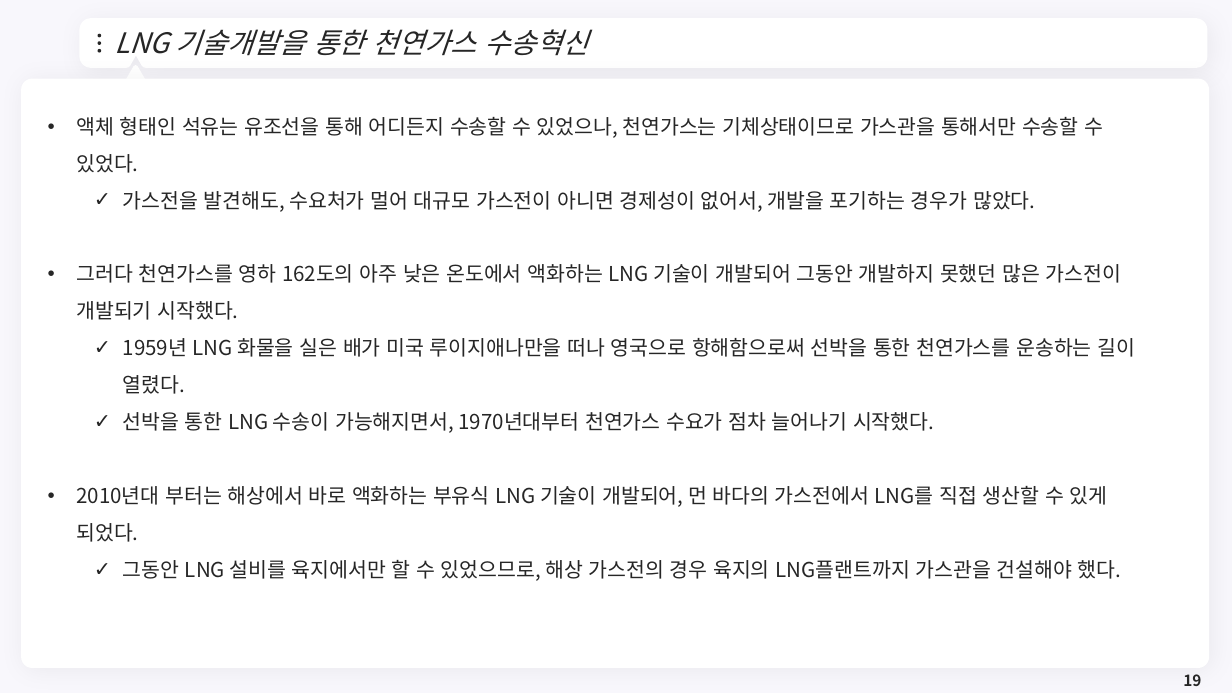
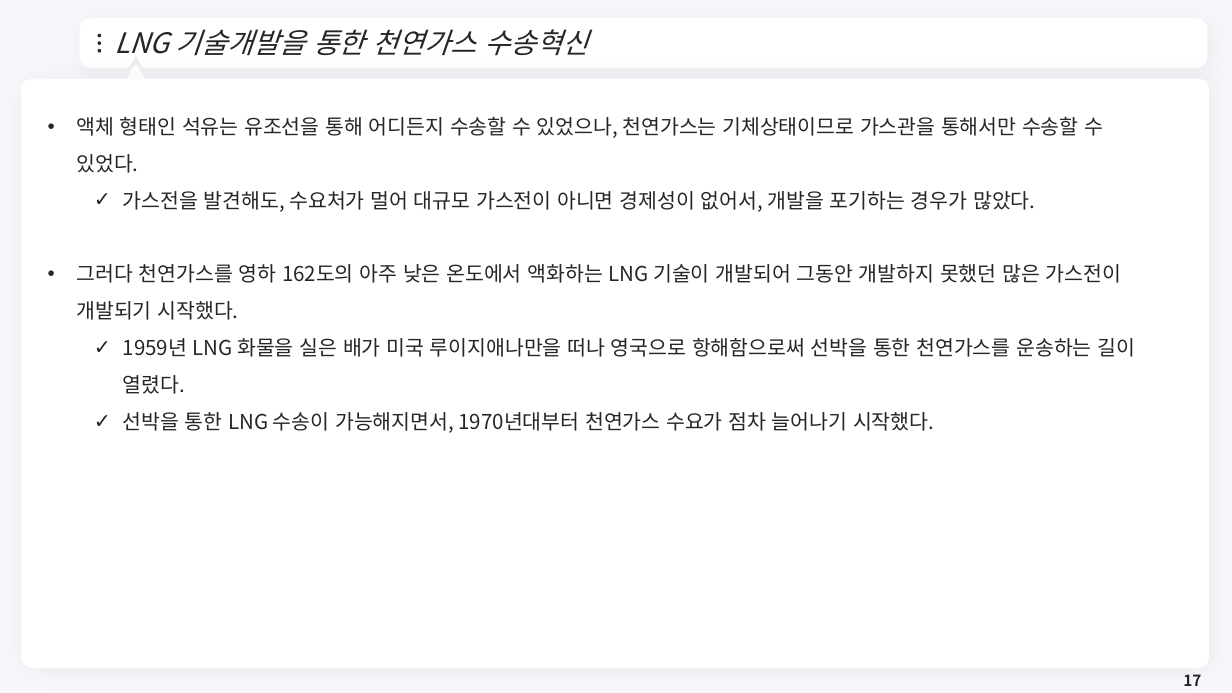
Before and after one commit to meandthey/Teaching, a slide deck: slide 17 of 에너지경제학/자원에너지경제학_Chapter_4 (가스).pptx (slide 19 before the commit). Drawn at 1232x693 pixels with LibreOffice and Linux fonts; fonts in the diff are those of the drawing; background and template pictures are left out. Boxes give left, top, right and bottom in pixels: in the first picture for what was removed or moved away, otherwise in the second. Text is boxed around its words. In the diff, an @@ line names an element or a change of style, - is before the commit and + after.

```diff
--- a/에너지경제학/자원에너지경제학_Chapter_4 (가스).pptx
+++ b/에너지경제학/자원에너지경제학_Chapter_4 (가스).pptx
@@ text at box(76, 486, 1121, 581): paragraphs removed @@
-• 2010년대 부터는 해상에서 바로 액화하는 부유식 LNG 기술이 개발되어, 먼 바다의 가스전에서 LNG를 직접 생산할 수 있게 되었다.
-  ✓ 그동안 LNG 설비를 육지에서만 할 수 있었으므로, 해상 가스전의 경우 육지의 LNG플랜트까지 가스관을 건설해야 했다.
@@ page number at box(1183, 674, 1201, 686): text changed @@
-19
+17
```
Also in this commit, not shown: 19 other slides changed, 2 slides removed, 1 other file.
